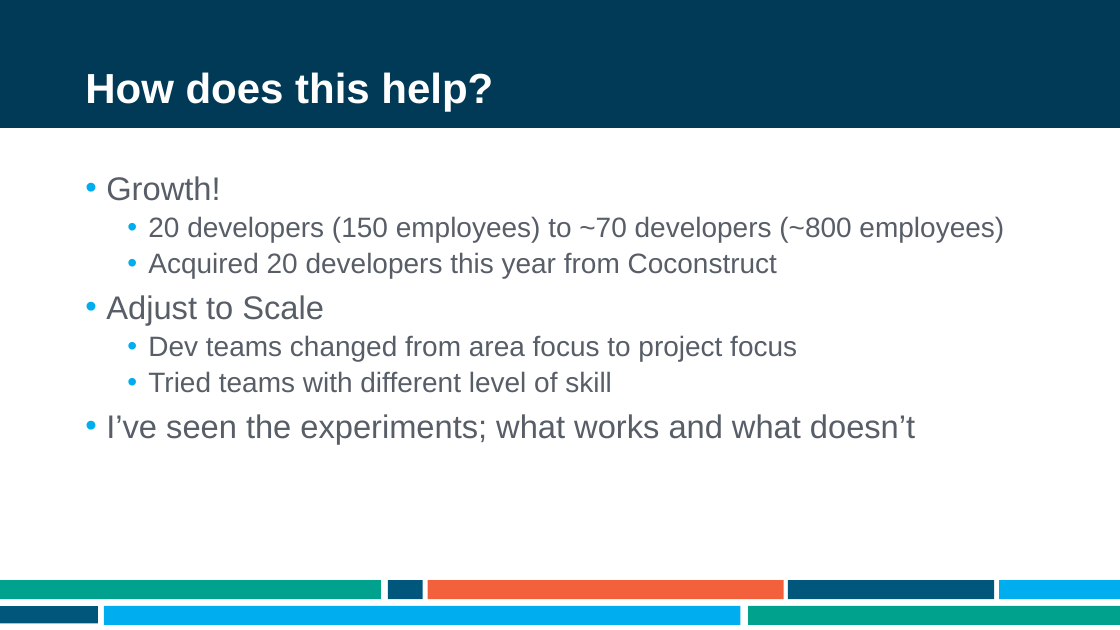
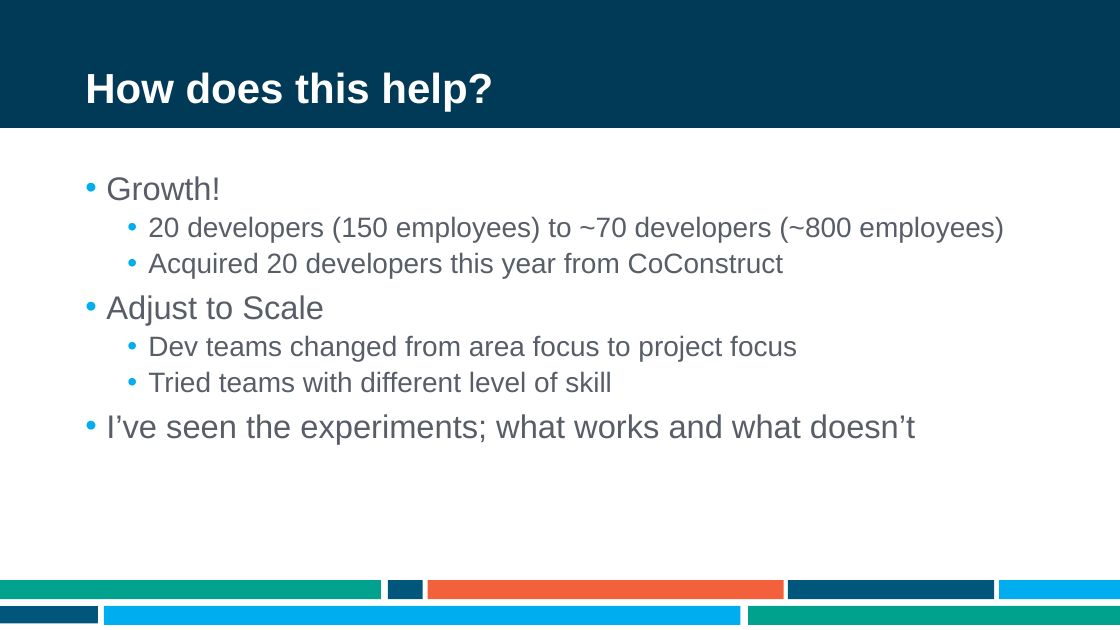
Before and after one commit to ademing/nebraska-code-2021, a slide deck: slide 3 of Presentation.pptx. Drawn at 1120x630 pixels with LibreOffice and Linux fonts; fonts in the diff are those of the drawing; background and template pictures are left out. Boxes give left, top, right and bottom in pixels: in the first picture for what was removed or moved away, otherwise in the second. Text is boxed around its words. In the diff, an @@ line names an element or a change of style, - is before the commit and + after.

```diff
--- a/Presentation.pptx
+++ b/Presentation.pptx
@@ text at [148, 252, 784, 278]: text changed @@
-  • Acquired 20 developers this year from Coconstruct
+  • Acquired 20 developers this year from CoConstruct
```
Also in this commit, not shown: 2 other slides changed, 1 slide added.
